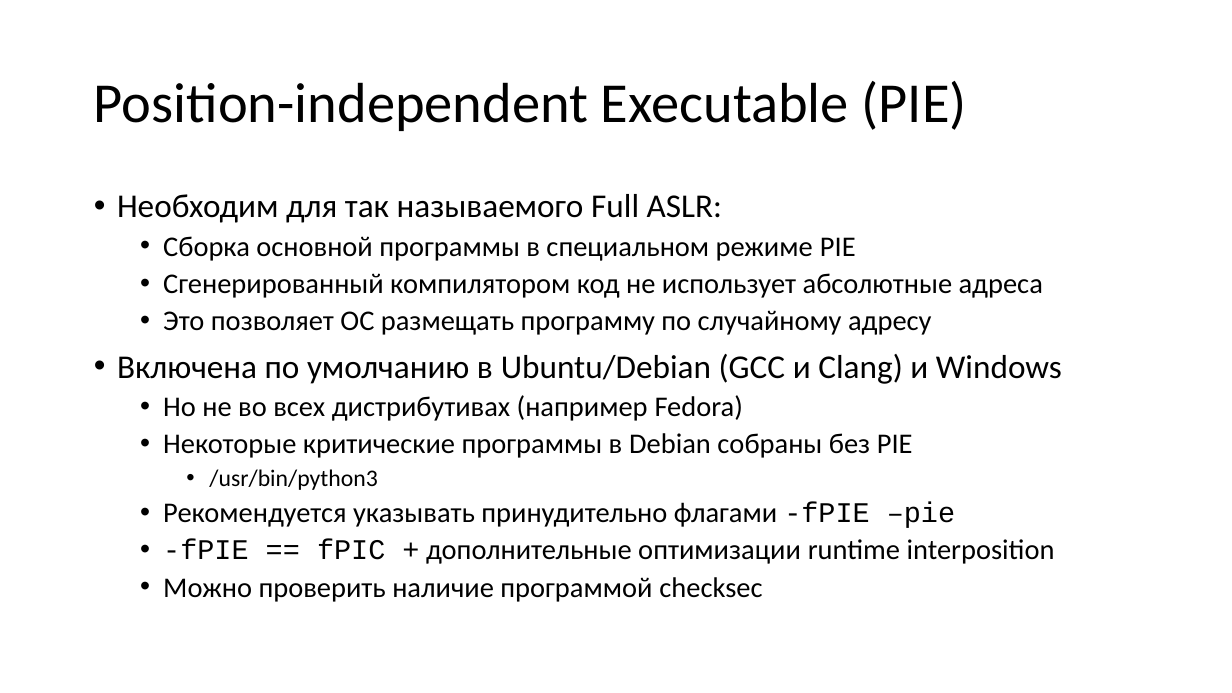
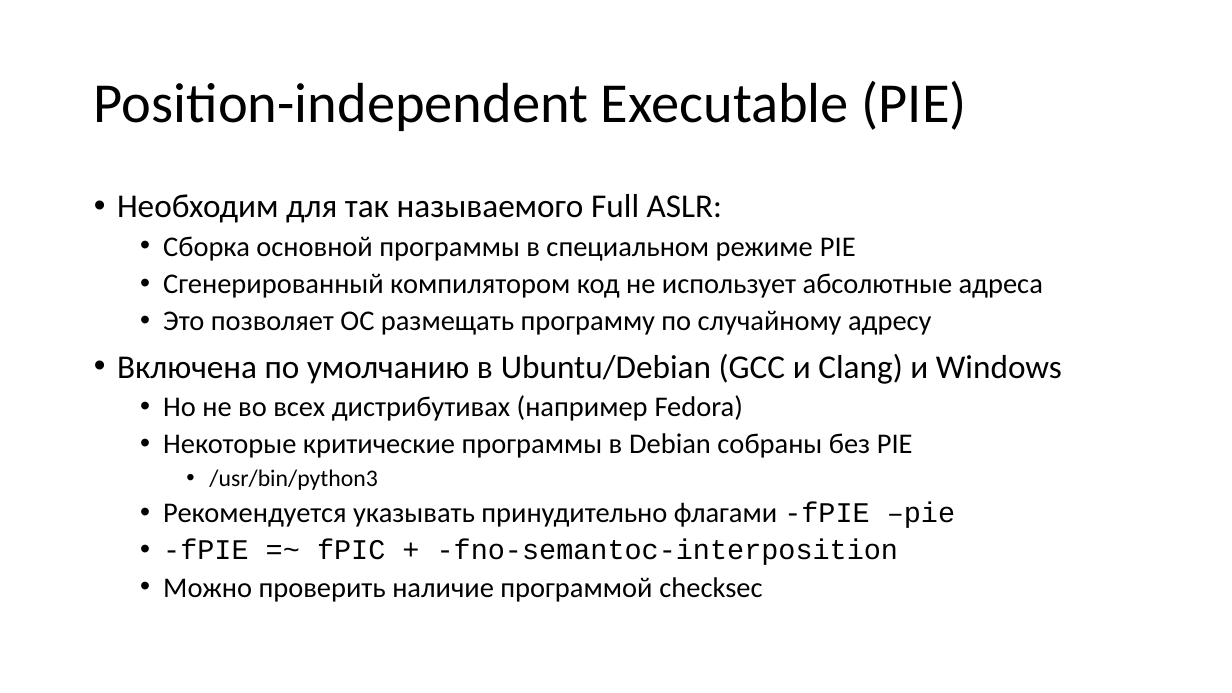
Before and after one commit to yugr/slides, a slide deck: slide 12 of CppZeroCost/2025/RU.pptx. Drawn at 1232x693 pixels with LibreOffice and Linux fonts; fonts in the diff are those of the drawing. Boxes give left, top, right and bottom in pixels: in the first picture for what was removed or moved away, otherwise in the second. Text is boxed around its words. In the diff, an @@ line names an element or a change of style, - is before the commit and + after.

Commit message:
Minor fixes.

```diff
--- a/CppZeroCost/2025/RU.pptx
+++ b/CppZeroCost/2025/RU.pptx
@@ text at bbox=[163, 539, 898, 565]: text changed; font Calibri to Courier New @@
-  • -fPIE == fPIC + дополнительные оптимизации runtime interposition
+  • -fPIE =~ fPIC + -fno-semantoc-interposition
```
Also in this commit, not shown: 1 other slide changed.
